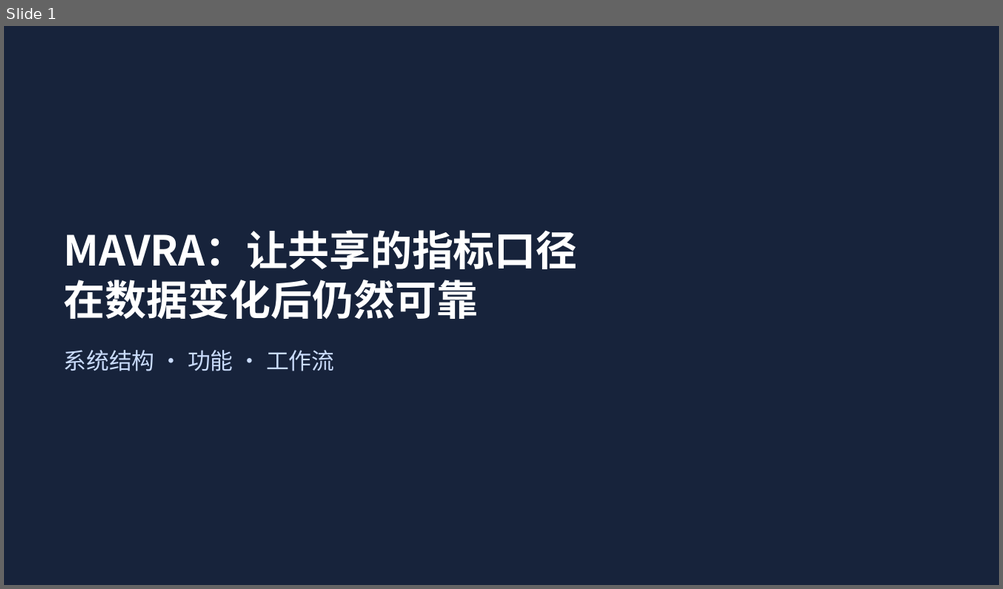
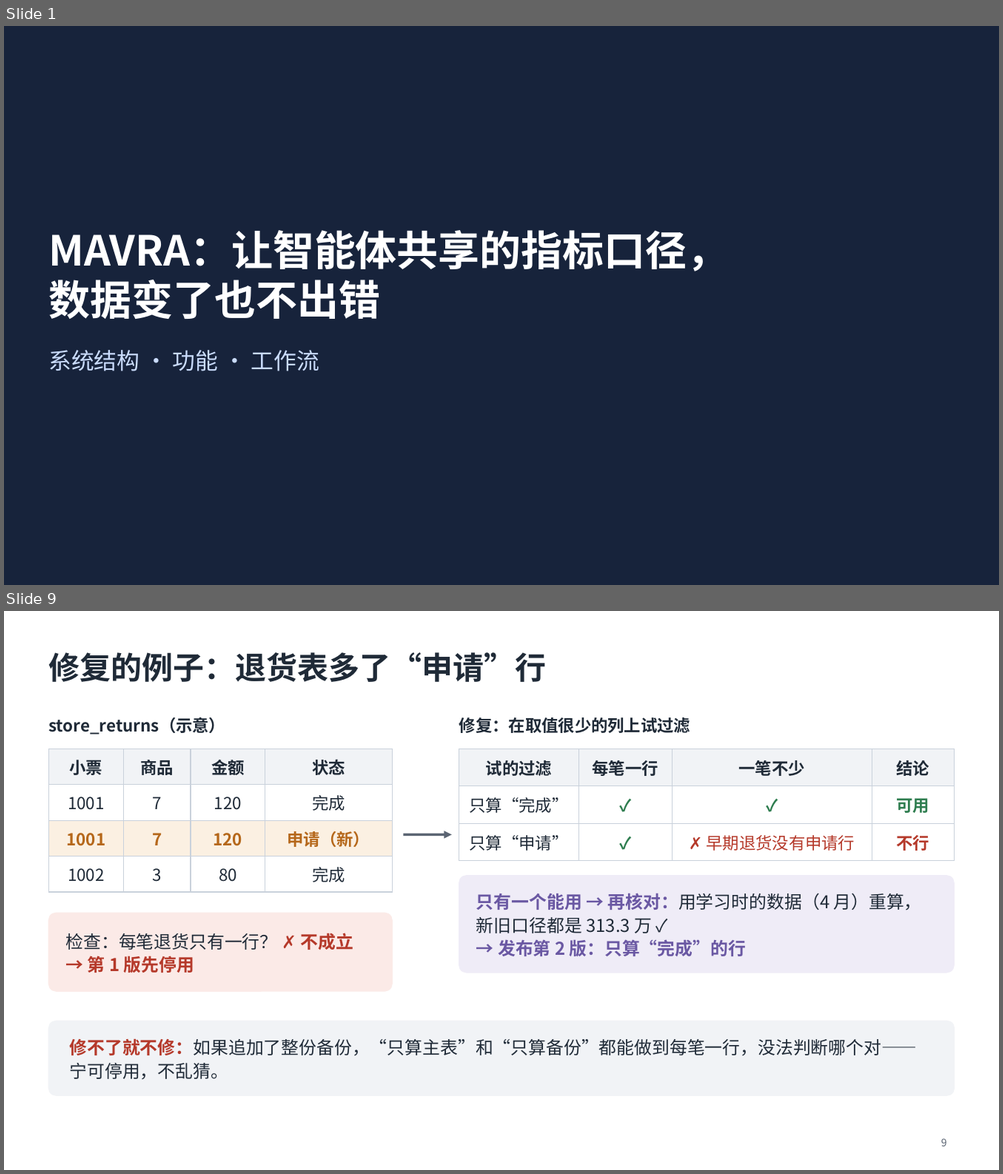
Before and after one commit to mmmttt000045/agent4db-adapter, a slide deck: docs/mavra-system.pptx. Shown one above the other, each under a label of ours: slide 1 before the commit, slides 1 and 9 after it; the slides between them are not shown. The pictures are 1003x589 and 1003x1174 pixels, drawn with LibreOffice and Linux fonts; fonts in the diff are those of the drawing. Boxes give left, top, right and bottom in pixels: in the first picture for what was removed or moved away, otherwise in the second. Text is boxed around its words. In the diff, an @@ line names an element or a change of style, - is before the commit and + after.

```diff
--- a/docs/mavra-system.pptx
+++ b/docs/mavra-system.pptx
@@ slide 9 added at (x1=4, y1=611, x2=999, y2=1170), background #FFFFFF @@
@@ title added at (x1=48, y1=652, x2=546, y2=682), 30 pt, text #1F2A37, bold @@
+修复的例子：退货表多了“申请”行
@@ text added at (x1=48, y1=717, x2=225, y2=735), 16 pt, text #1F2A37, bold @@
+store_returns（示意）
@@ text added at (x1=459, y1=718, x2=690, y2=733), 16 pt, text #1F2A37, bold @@
+修复：在取值很少的列上试过滤
@@ table added at (x1=48, y1=749, x2=392, y2=886), 4 rows, 4 columns @@
+小票 | 商品 | 金额 | 状态
+1001 | 7 | 120 | 完成
+1001 | 7 | 120 | 申请（新）
+1002 | 3 | 80 | 完成
@@ table added at (x1=459, y1=749, x2=954, y2=854), 3 rows, 4 columns @@
+试的过滤 | 每笔一行 | 一笔不少 | 结论
+只算“完成” | ✓ | ✓ | 可用
+只算“申请” | ✓ | ✗ 早期退货没有申请行 | 不行
@@ arrow added from (403, 834) to (452, 834), #5B6573 2.5 pt @@
@@ rounded rectangle added at (x1=459, y1=876, x2=954, y2=973), fill #EFECF7, outline #EFECF7 1 pt, 17 pt, text #1F2A37 @@
+只有一个能用 → 再核对：用学习时的数据（4 月）重算，新旧口径都是 313.3 万 ✓
+→ 发布第 2 版：只算“完成”的行
@@ rounded rectangle added at (x1=48, y1=913, x2=392, y2=991), fill #FBEAE7, outline #FBEAE7 1 pt, 17 pt, text #1F2A37 @@
+检查：每笔退货只有一行？ ✗ 不成立
+→ 第 1 版先停用
@@ rounded rectangle added at (x1=48, y1=1022, x2=954, y2=1096), fill #F1F3F6, outline #F1F3F6 1 pt, 17 pt, text #1F2A37 @@
+修不了就不修：如果追加了整份备份，“只算主表”和“只算备份”都能做到每笔一行，没法判断哪个对——宁可停用，不乱猜。
@@ page number added at (x1=941, y1=1139, x2=947, y2=1147), 10 pt, text #5B6573 @@
+9
@@ slide 1 changed as well @@
@@ title at (x1=48, y1=230, x2=728, y2=319): text changed @@
-MAVRA：让共享的指标口径
-在数据变化后仍然可靠
+MAVRA：让智能体共享的指标口径，
+数据变了也不出错
@@ text "系统结构 · 功能 · 工作流" moved from (x1=64, y1=350, x2=334, y2=372) to (x1=48, y1=350, x2=319, y2=372) @@
```
Also in this commit, not shown: 1 other slide changed, 7 other slides added, 4 slides removed, 20 other files.
